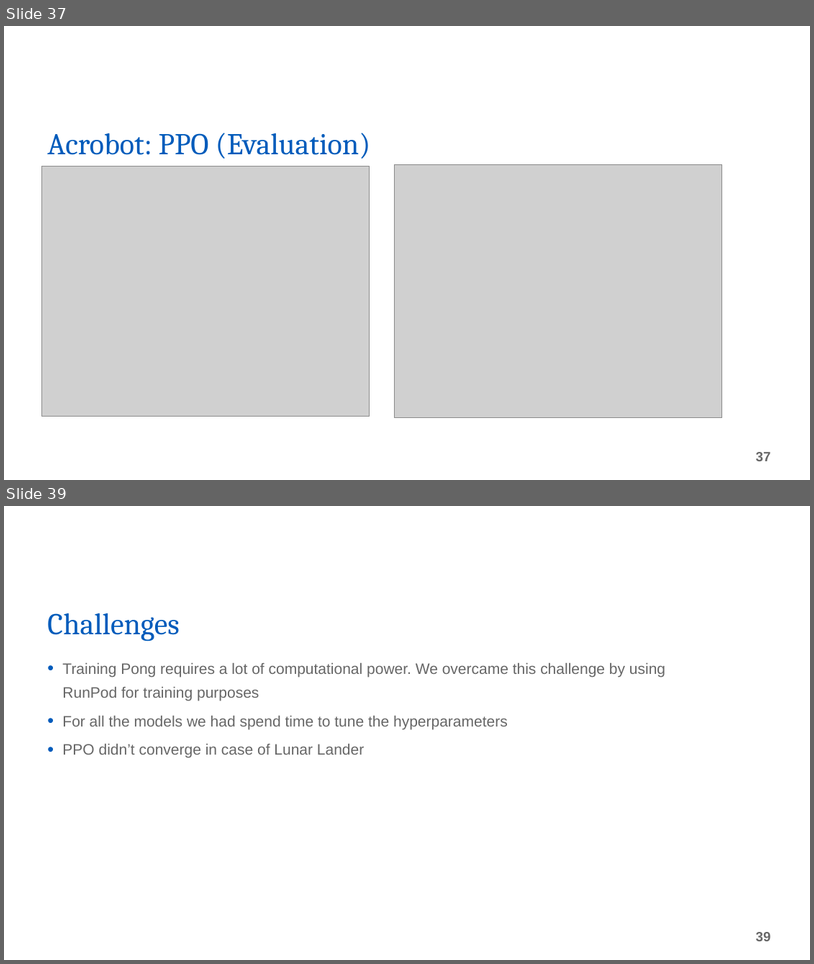
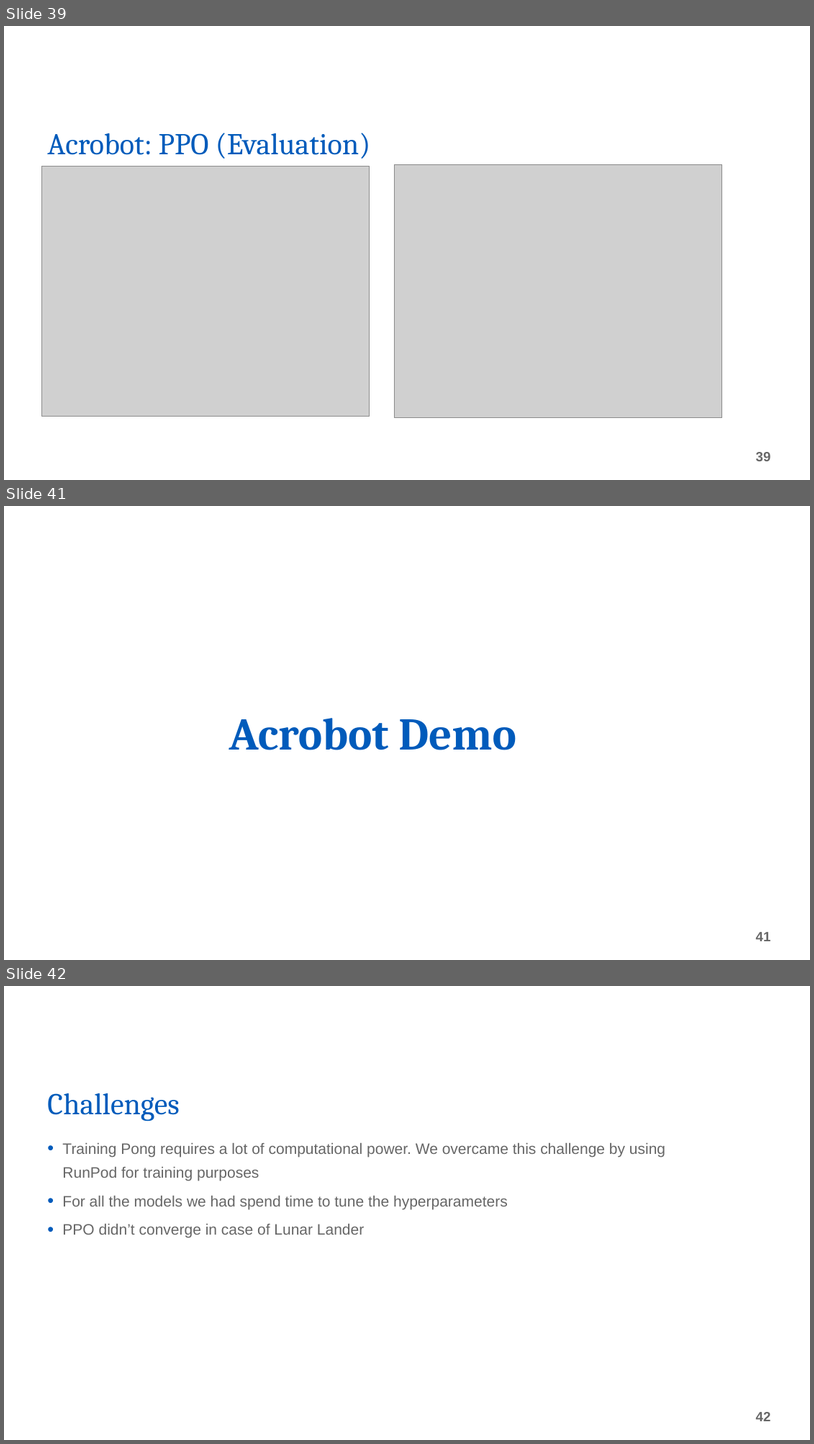
Before and after one commit to vivek-viswam-rv/rl-experiments, a slide deck: Final Project Presentation.pptx. Shown one above the other, each under a label of ours: slides 37 and 39 before the commit, slides 39, 41 and 42 after it; the slides between them are not shown. The pictures are 814x964 and 814x1444 pixels, drawn with LibreOffice and Linux fonts; fonts in the diff are those of the drawing; grey boxes stand for pictures; background and template pictures are left out. Boxes give left, top, right and bottom in pixels: in the first picture for what was removed or moved away, otherwise in the second. Text is boxed around its words. In the diff, an @@ line names an element or a change of style, - is before the commit and + after.

```diff
--- a/Final Project Presentation.pptx
+++ b/Final Project Presentation.pptx
@@ slide 41 added at box(4, 506, 810, 960), background picture (left out) @@
@@ title added at box(229, 718, 517, 750), 54 pt, text #005BBB, bold @@
+Acrobot Demo
@@ page number added at box(756, 932, 772, 941), 16 pt, text #666666, bold @@
+41
@@ what was slide 37 is now slide 39 @@
@@ page number at box(756, 452, 772, 461): text changed @@
-37
+39
@@ what was slide 39 is now slide 42 @@
@@ page number at box(756, 1412, 772, 1421): text changed @@
-39
+42
```
Also in this commit, not shown: 4 slides changed, 5 other slides added, 2 slides removed.
